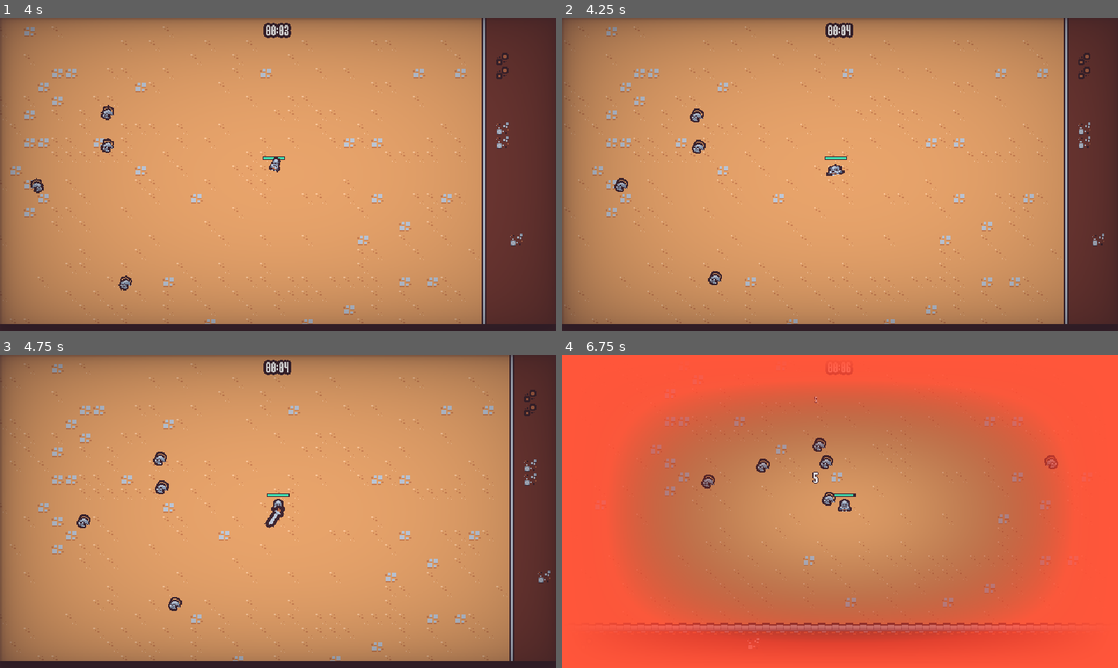
Above: before the commit, frames 1-4 (two rows, left to right).
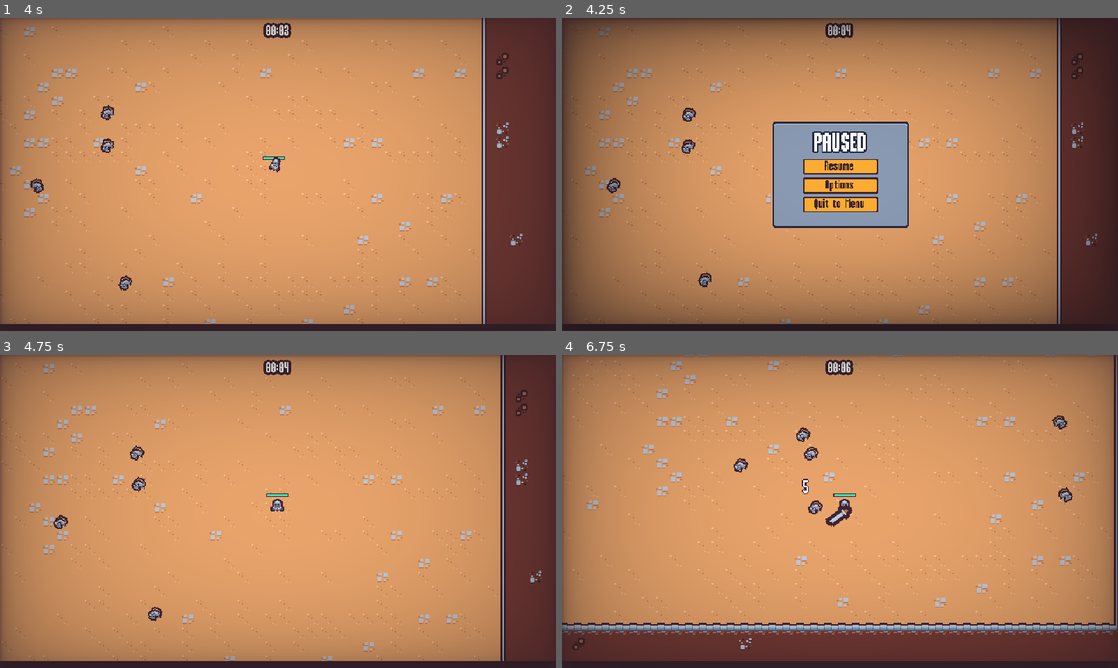
Above: after the commit, the same moments.

Repository: blackal83/godot_survivors_class
Game: Godot game, scene res://scenes/main/main.tscn
Two runs of this game, one before a commit and one after it. Both use one fixed random seed, a clock stepped at 60 frames per second and the inputs below. This scene is started directly instead of the project's main scene.
Inputs (mouse positions are in pixels of both pictures, inside the frame that each line leads up to):
- Up to frame 1 (4 s): move the mouse to (400, 158) at 0.52 s; press the mouse at (400, 158) at 0.53 s; hold D (move_right) 0.53-1.28 s; move the mouse to (166, 190) at 1.27 s; release the mouse at (166, 190) at 1.28 s; hold S (move_down) 1.28-2.03 s; click (166, 190) at 1.35 s; move the mouse to (333, 105) at 2.02 s; press the mouse at (333, 105) at 2.03 s; hold D (move_right) 2.03-2.78 s; move the mouse to (250, 237) at 2.77 s; release the mouse at (250, 237) at 2.78 s; hold W (move_up) 2.78-3.53 s; click (250, 237) at 2.85 s; move the mouse to (444, 221) at 3.52 s; press the mouse at (444, 221) at 3.53 s; hold A (move_left) from 3.53 s (still down)
- Up to frame 2 (4.25 s): keep holding A (move_left); tap Escape (pause, bound only after the commit) at 4.15 s
- Up to frame 3 (4.75 s): release A (move_left) at 4.25 s; release the mouse at (444, 558) at 4.25 s; click (278, 502) at 4.25 s, where only the run after the commit has a clickable "Resume"
- Up to frame 4 (6.75 s): move the mouse to (673, 464) at 5.02 s; hold A (move_left) 5.03-5.78 s; click (673, 464) at 5.1 s; move the mouse to (867, 511) at 5.77 s; press the mouse at (867, 511) at 5.78 s; hold S (move_down) 5.78-6.53 s; move the mouse to (756, 433) at 6.52 s; release the mouse at (756, 433) at 6.53 s; hold D (move_right) from 6.53 s (still down); click (756, 433) at 6.6 s

Frame 1 is identical in both runs. In frame 2, 48% of the frame differs, in the area x 0-98%, y 0-98%; in frame 3, 7.4%; in frame 4, 94%, in the area x 0-100%, y 0-100%.

Commit message:
adding pause menu (lesson 65)

Diff:
--- a/project.godot
+++ b/project.godot
@@ -66,6 +66,12 @@
 "events": [Object(InputEventMouseButton,"resource_local_to_scene":false,"resource_name":"","device":-1,"window_id":0,"a …(253 unchanged characters)…
 ]
 }
+pause={
+"deadzone": 0.5,
+"events": [Object(InputEventKey,"resource_local_to_scene":false,"resource_name":"","device":-1,"window_id":0,"alt_pressed":false,"shift_pressed":false,"ctrl_pressed":false,"meta_pressed":false,"pressed":false,"keycode":0,"physical_keycode":4194305,"key_label":0,"unicode":0,"echo":false,"script":null)
+, Object(InputEventKey,"resource_local_to_scene":false,"resource_name":"","device":-1,"window_id":0,"alt_pressed":false,"shift_pressed":false,"ctrl_pressed":false,"meta_pressed":false,"pressed":false,"keycode":0,"physical_keycode":80,"key_label":0,"unicode":112,"echo":false,"script":null)
+]
+}
 
 [layer_names]
 
--- a/scenes/main/main.gd
+++ b/scenes/main/main.gd
@@ -2,8 +2,15 @@
 
 @export var end_screen_scene: PackedScene
 
+var pause_menu_scene = preload("res://scenes/ui/pause_menu.tscn")
+
 func _ready():
 	$%Player.health_component.died.connect(on_player_died)
+
+func _unhandled_input(event):
+	if event.is_action_pressed("pause"):
+		add_child(pause_menu_scene.instantiate())
+		get_tree().root.set_input_as_handled()
 
 func on_player_died():
 	var end_screen_inst = end_screen_scene.instantiate()
--- a/scenes/ui/options_menu.gd
+++ b/scenes/ui/options_menu.gd
@@ -8,6 +8,13 @@
 @onready var back_button = %BackButton
 
 func _ready():
+	if get_parent().name == "PauseMenu":
+		$TileMap.visible = false
+		$Vignette.visible = false
+	else:
+		$TileMap.visible = true
+		$Vignette.visible = true
+
 	window_button.pressed.connect(on_window_button_pressed)
 	update_display()
 	sfx_volume_slider.value_changed.connect(on_audio_volume_changed.bind("sfx"))
--- a/scenes/ui/options_menu.tscn
+++ b/scenes/ui/options_menu.tscn
@@ -1,10 +1,12 @@
-[gd_scene load_steps=4 format=3 uid="uid://dtunb2vy4a4wu"]
+[gd_scene load_steps=5 format=3 uid="uid://dtunb2vy4a4wu"]
 
 [ext_resource type="Script" path="res://scenes/ui/options_menu.gd" id="1_4y2m1"]
+[ext_resource type="PackedScene" uid="uid://chpcu6ooxywtu" path="res://scenes/ui/vignette.tscn" id="2_1isd6"]
 [ext_resource type="TileSet" uid="uid://d0tw82r3v0xhf" path="res://resources/tileset.tres" id="2_scq55"]
 [ext_resource type="PackedScene" uid="uid://llqvteeod87r" path="res://scenes/ui/sound_button.tscn" id="3_som8q"]
 
 [node name="OptionsMenu" type="CanvasLayer"]
+layer = 2
 script = ExtResource("1_4y2m1")
 
 [node name="TileMap" type="TileMap" parent="."]
@@ -98,3 +100,7 @@
 layout_mode = 2
 size_flags_horizontal = 0
 text = "Back"
+
+[node name="Vignette" parent="." instance=ExtResource("2_1isd6")]
+layer = 3
+visible = false
--- /dev/null
+++ b/scenes/ui/pause_menu.gd
@@ -0,0 +1,55 @@
+extends CanvasLayer
+
+@onready var panel_container = %PanelContainer
+var options_scene = preload("res://scenes/ui/options_menu.tscn")
+
+var is_closing = false
+
+func _ready():
+	get_tree().paused = true
+	panel_container.pivot_offset = panel_container.size / 2
+
+	%ResumeButton.pressed.connect(on_resume_pressed)
+	%OptionsButton.pressed.connect(on_options_pressed)
+	%QuitButton.pressed.connect(on_quit_pressed)
+
+	$AnimationPlayer.play("default")
+
+	var tween = create_tween()
+	tween.tween_property(panel_container, "scale", Vector2.ZERO, 0)
+	tween.tween_property(panel_container, "scale", Vector2.ONE, 0.3)\
+		.set_ease(Tween.EASE_OUT).set_trans(Tween.TRANS_BACK)
+
+func _unhandled_input(event):
+	if event.is_action_pressed("pause"):
+		close()
+		get_tree().root.set_input_as_handled()
+
+func close():
+	if is_closing:
+		return
+	is_closing = true
+	$AnimationPlayer.play_backwards("default")
+	var tween = create_tween()
+	tween.tween_property(panel_container, "scale", Vector2.ONE, 0)
+	tween.tween_property(panel_container, "scale", Vector2.ZERO, 0.3)\
+		.set_ease(Tween.EASE_IN).set_trans(Tween.TRANS_BACK)
+	await tween.finished
+
+	get_tree().paused = false
+	queue_free()
+
+func on_resume_pressed():
+	close()
+
+func on_options_pressed():
+	var options_inst = options_scene.instantiate()
+	add_child(options_inst)
+	options_inst.back_pressed.connect(on_options_closed.bind(options_inst))
+
+func on_quit_pressed():
+	get_tree().paused = false
+	get_tree().change_scene_to_file("res://scenes/ui/main_menu.tscn")
+
+func on_options_closed(options_inst: Node):
+	options_inst.queue_free()
--- /dev/null
+++ b/scenes/ui/pause_menu.tscn
@@ -0,0 +1,84 @@
+[gd_scene load_steps=7 format=3 uid="uid://bkn41dk4jbwmq"]
+
+[ext_resource type="Script" path="res://scenes/ui/pause_menu.gd" id="1_6mvqi"]
+[ext_resource type="PackedScene" uid="uid://chpcu6ooxywtu" path="res://scenes/ui/vignette.tscn" id="2_hexkm"]
+[ext_resource type="PackedScene" uid="uid://llqvteeod87r" path="res://scenes/ui/sound_button.tscn" id="4_y8c3b"]
+
+[sub_resource type="Animation" id="Animation_ygan1"]
+length = 0.001
+
+[sub_resource type="Animation" id="Animation_e3stv"]
+resource_name = "default"
+length = 0.15
+step = 0.05
+
+[sub_resource type="AnimationLibrary" id="AnimationLibrary_mdlt6"]
+_data = {
+"RESET": SubResource("Animation_ygan1"),
+"default": SubResource("Animation_e3stv")
+}
+
+[node name="PauseMenu" type="CanvasLayer"]
+process_mode = 3
+script = ExtResource("1_6mvqi")
+
+[node name="AnimationPlayer" type="AnimationPlayer" parent="."]
+libraries = {
+"": SubResource("AnimationLibrary_mdlt6")
+}
+
+[node name="MarginContainer" type="MarginContainer" parent="."]
+anchors_preset = 15
+anchor_right = 1.0
+anchor_bottom = 1.0
+grow_horizontal = 2
+grow_vertical = 2
+
+[node name="PanelContainer" type="PanelContainer" parent="MarginContainer"]
+unique_name_in_owner = true
+custom_minimum_size = Vector2(180, 140)
+layout_mode = 2
+size_flags_horizontal = 4
+size_flags_vertical = 4
+
+[node name="MarginContainer" type="MarginContainer" parent="MarginContainer/PanelContainer"]
+layout_mode = 2
+theme_override_constants/margin_left = 8
+theme_override_constants/margin_right = 8
+theme_override_constants/margin_bottom = 8
+
+[node name="VBoxContainer" type="VBoxContainer" parent="MarginContainer/PanelContainer/MarginContainer"]
+custom_minimum_size = Vector2(150, 0)
+layout_mode = 2
+size_flags_horizontal = 4
+size_flags_vertical = 4
+
+[node name="Label" type="Label" parent="MarginContainer/PanelContainer/MarginContainer/VBoxContainer"]
+layout_mode = 2
+theme_type_variation = &"BlueOutlineLabel8"
+theme_override_font_sizes/font_size = 32
+text = "PAUSED"
+horizontal_alignment = 1
+
+[node name="VBoxContainer" type="VBoxContainer" parent="MarginContainer/PanelContainer/MarginContainer/VBoxContainer"]
+custom_minimum_size = Vector2(100, 0)
+layout_mode = 2
+size_flags_horizontal = 4
+
+[node name="ResumeButton" parent="MarginContainer/PanelContainer/MarginContainer/VBoxContainer/VBoxContainer" instance=ExtResource("4_y8c3b")]
+unique_name_in_owner = true
+layout_mode = 2
+text = "Resume"
+
+[node name="OptionsButton" parent="MarginContainer/PanelContainer/MarginContainer/VBoxContainer/VBoxContainer" instance=ExtResource("4_y8c3b")]
+unique_name_in_owner = true
+layout_mode = 2
+text = "Options"
+
+[node name="QuitButton" parent="MarginContainer/PanelContainer/MarginContainer/VBoxContainer/VBoxContainer" instance=ExtResource("4_y8c3b")]
+unique_name_in_owner = true
+layout_mode = 2
+text = "Quit to Menu"
+
+[node name="Vignette" parent="." instance=ExtResource("2_hexkm")]
+layer = 2
